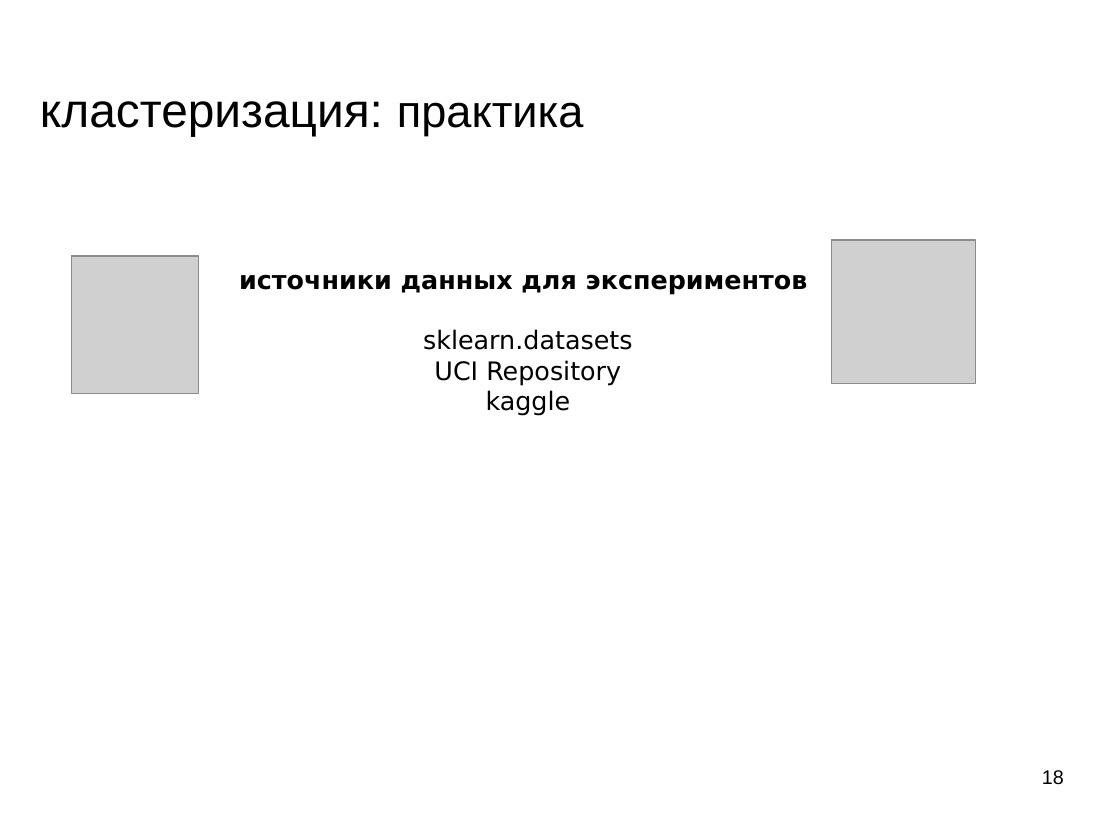
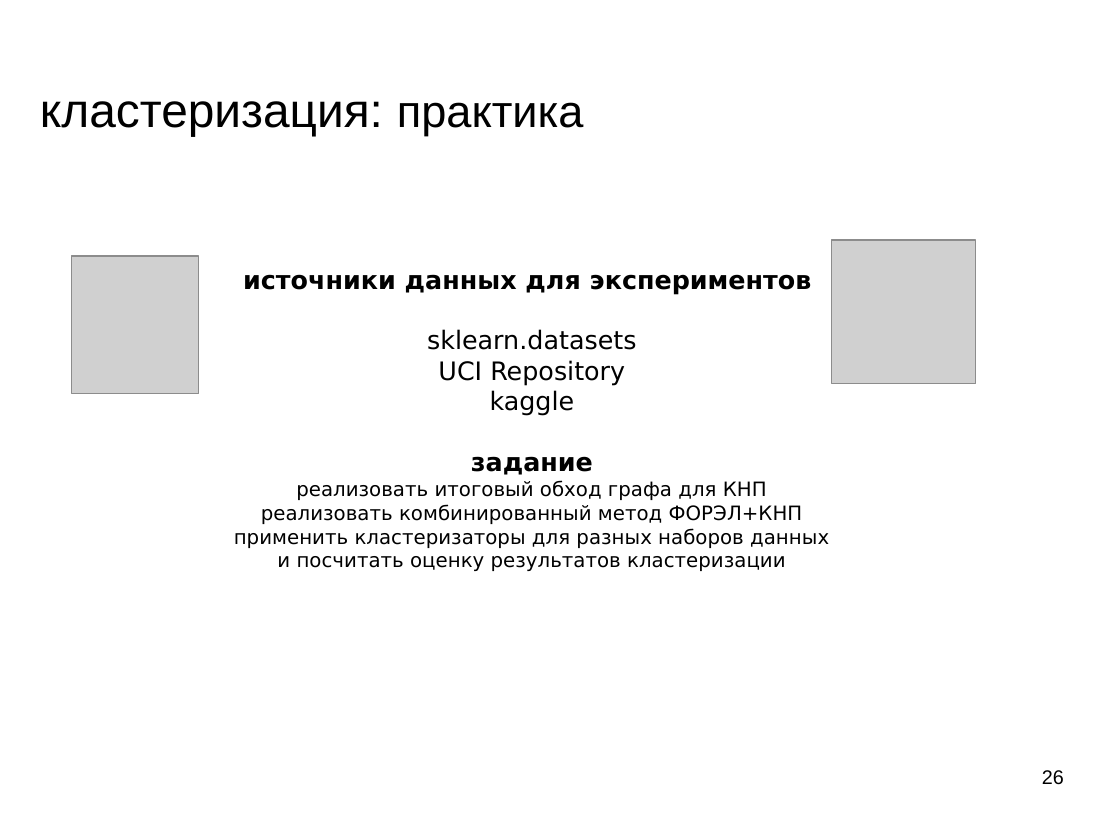
Before and after one commit to mechanoid5/ml_lectorium_legacy, a slide deck: slide 26 of 07-cluster.odp (slide 18 before the commit). Drawn at 1120x840 pixels with LibreOffice and Linux fonts; fonts in the diff are those of the drawing; grey boxes stand for pictures; background and template pictures are left out. Boxes give left, top, right and bottom in pixels: in the first picture for what was removed or moved away, otherwise in the second. Text is boxed around its words. In the diff, an @@ line names an element or a change of style, - is before the commit and + after.

```diff
--- a/07-cluster.odp
+++ b/07-cluster.odp
@@ text at bbox=[234, 456, 829, 571]: paragraphs added @@
+задание
+реализовать итоговый обход графа для КНП
+реализовать комбинированный метод ФОРЭЛ+КНП
+применить кластеризаторы для разных наборов данных
+и посчитать оценку результатов кластеризации
@@ page number at bbox=[1042, 770, 1064, 785]: text changed @@
-18
+26
```
Also in this commit, not shown: 1 other slide changed, 9 slides added, 1 slide removed, 13 other files.
